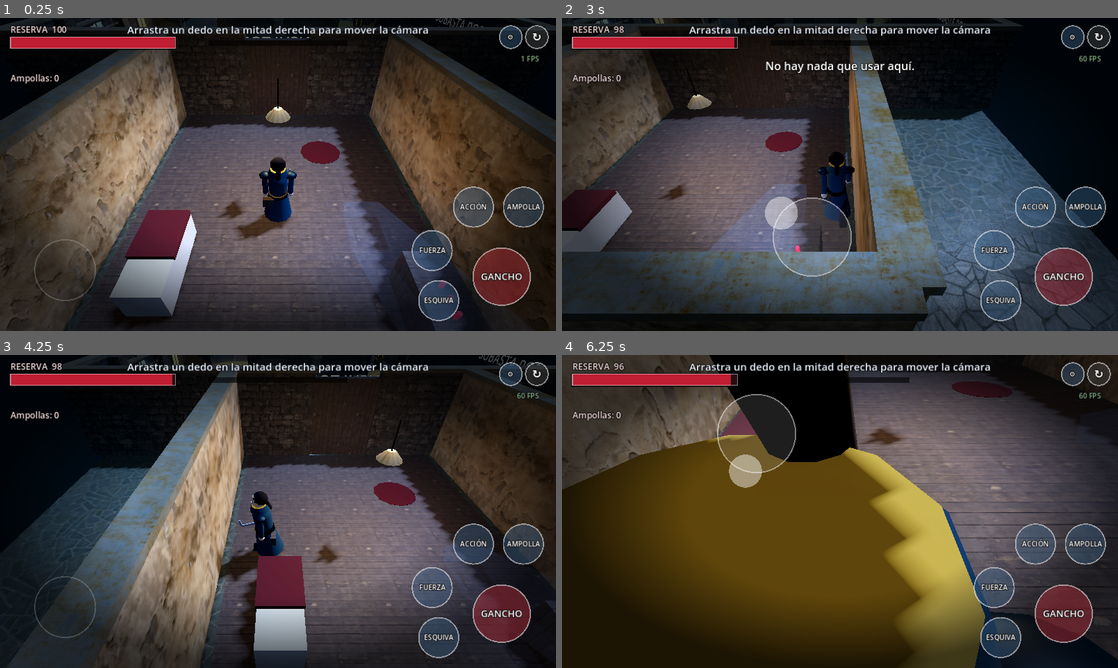
Above: before the commit, frames 1-4 (two rows, left to right).
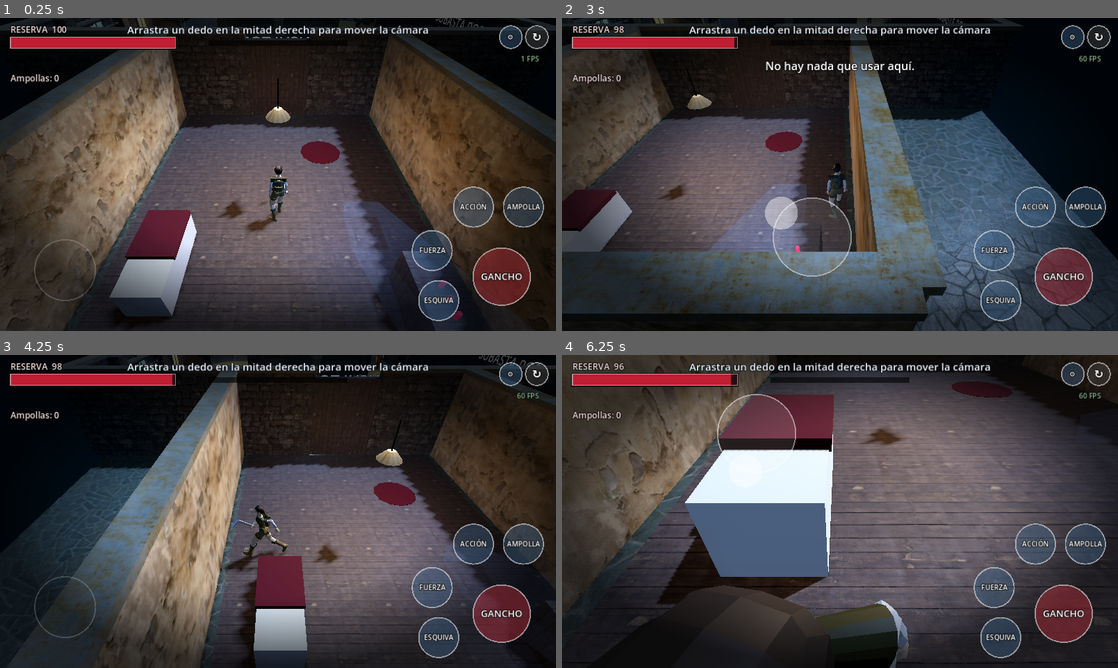
Above: after the commit, the same moments.

Repository: iskyhigh00/GpA
Game: Godot game, scene res://scenes/main.tscn
The game is run twice, just before and just after one commit, with the same random seed, the same clock (stepped at 60 frames per second) and the same inputs.
Inputs (mouse positions are in pixels of both pictures, inside the frame that each line leads up to):
- Up to frame 1 (0.25 s): no input
- Up to frame 2 (3 s): move the mouse to (962, 158) at 0.52 s; hold D (move_right) 0.53-1.25 s; tap Space (dodge) at 0.6 s; click (962, 158) at 0.67 s; tap J (hook) at 0.8, 2.3 s; drag from (728, 190) to (812, 237) at 1.27 s; move the mouse to (895, 105) at 2.02 s; hold D (move_right) 2.03-2.75 s; tap E (action) at 2.1 s; drag from (812, 237) to (673, 127) at 2.77 s
- Up to frame 3 (4.25 s): move the mouse to (444, 558) at 3.52 s; hold A (move_left) from 3.53 s (still down); tap Space (dodge) at 3.6 s; tap J (hook) at 3.8 s
- Up to frame 4 (6.25 s): release A (move_left) at 4.25 s; drag from (673, 464) to (756, 433) at 4.27 s; move the mouse to (867, 511) at 5.02 s; hold S (move_back) 5.03-5.75 s; tap J (hook) at 5.1 s; click (867, 511) at 5.17 s; drag from (756, 433) to (728, 527) at 5.77 s

The runs differ from the first frame. In frame 1, 1.1% of the frame differs, in the area x 42-66%, y 0-71%; in frame 2, 0.9%; in frame 3, 1.2%; in frame 4, 48%, in the area x 0-100%, y 0-100%.

Commit message:
Sira y el guardia usan los modelos de Quaternius con animaciones
- ModelRig: carga el glTF, elige idle/caminar/correr según la velocidad y marca los pasos
- Gancho y bastón se enganchan al hueso de la muñeca; casco del guardia en el hueso de la cabeza
- Golpe, esquiva y reacciones (aturdido, desarmado) con las animaciones del modelo
- Si el modelo no carga, se usa la figura provisional
- Pruebas: sección 11 de modelos (114 comprobaciones, 0 fallos)

Co-Authored-By: Claude Sonnet 5.5 <noreply@anthropic.com>
Claude-Session: https://claude.ai/code/session_014vvngXFnmRGsRNhWqoRF1p

Diff:
--- a/scripts/guard.gd
+++ b/scripts/guard.gd
@@ -44,6 +44,7 @@
 var knock := Vector3.ZERO
 var visual: Node3D
 var rig: Rig
+var last_state: S = S.PATROL
 var baton: MeshInstance3D
 var baton_mat: StandardMaterial3D
 var dropped: MeshInstance3D
@@ -65,22 +66,37 @@
 	add_child(cs)
 	visual = Node3D.new()
 	add_child(visual)
-	rig = Rig.build(Color(0.8, 0.64, 0.55), Color(0.2, 0.24, 0.2), Color(0.12, 0.13, 0.13), Color(0.08, 0.08, 0.08), true)
+	rig = ModelRig.build_model("res://assets/personajes/Guardia_de_la_Lonja.gltf", 1.0, 1.08)
+	if rig == null:
+		rig = Rig.build(Color(0.8, 0.64, 0.55), Color(0.2, 0.24, 0.2), Color(0.12, 0.13, 0.13), Color(0.08, 0.08, 0.08), true)
 	visual.add_child(rig.root)
-	var helmet := Gfx.sphere_m(0.23, Gfx.mat_gloss(Color(0.12, 0.14, 0.17), 0.35))
-	helmet.position = Vector3(0.0, 0.2, 0.02)
-	helmet.scale = Vector3(1.0, 0.8, 1.0)
-	rig.head.add_child(helmet)
-	var brim := Gfx.box_m(Vector3(0.5, 0.04, 0.4), Gfx.mat_gloss(Color(0.12, 0.14, 0.17), 0.35))
-	brim.position = Vector3(0.0, 0.12, -0.08)
-	rig.head.add_child(brim)
-	for sx in [-0.2, 0.2]:
-		var stripe := Gfx.box_m(Vector3(0.06, 0.5, 0.52), Gfx.mat_glow(Color(0.9, 0.75, 0.2), 0.6))
-		stripe.position = Vector3(sx, 0.4, 0.0)
-		rig.body.add_child(stripe)
+	var cap_mat := Gfx.mat_gloss(Color(0.12, 0.14, 0.17), 0.35)
 	baton_mat = Gfx.mat_glow(Color(0.9, 0.5, 0.15), 0.2).duplicate() as StandardMaterial3D
-	baton = Gfx.box_m(Vector3(0.09, 0.09, 0.85), baton_mat)
-	baton.position = Vector3(0.0, -0.62, -0.38)
+	if rig.is_model:
+		# Huesos del modelo: en la cabeza Y sube y Z mira al frente; en la muñeca -X apunta hacia delante.
+		var helmet_m := Gfx.sphere_m(0.15, cap_mat)
+		helmet_m.position = Vector3(0.0, 0.2, -0.01)
+		helmet_m.scale = Vector3(1.0, 0.85, 1.1)
+		rig.head.add_child(helmet_m)
+		var brim_m := Gfx.box_m(Vector3(0.26, 0.025, 0.2), cap_mat)
+		brim_m.position = Vector3(0.0, 0.14, 0.12)
+		rig.head.add_child(brim_m)
+		baton = Gfx.box_m(Vector3(0.85, 0.09, 0.09), baton_mat)
+		baton.position = Vector3(-0.34, 0.07, 0.0)
+	else:
+		var helmet := Gfx.sphere_m(0.23, cap_mat)
+		helmet.position = Vector3(0.0, 0.2, 0.02)
+		helmet.scale = Vector3(1.0, 0.8, 1.0)
+		rig.head.add_child(helmet)
+		var brim := Gfx.box_m(Vector3(0.5, 0.04, 0.4), cap_mat)
+		brim.position = Vector3(0.0, 0.12, -0.08)
+		rig.head.add_child(brim)
+		for sx in [-0.2, 0.2]:
+			var stripe := Gfx.box_m(Vector3(0.06, 0.5, 0.52), Gfx.mat_glow(Color(0.9, 0.75, 0.2), 0.6))
+			stripe.position = Vector3(sx, 0.4, 0.0)
+			rig.body.add_child(stripe)
+		baton = Gfx.box_m(Vector3(0.09, 0.09, 0.85), baton_mat)
+		baton.position = Vector3(0.0, -0.62, -0.38)
 	rig.arm_r.add_child(baton)
 	lantern = OmniLight3D.new()
 	lantern.position = Vector3(0.0, 1.5, -0.4)
@@ -127,6 +143,8 @@
 	ring.visible = false
 	baton_mat.emission_energy_multiplier = 0.2
 	visual.rotation.y = yaw
+	last_state = S.PATROL
+	rig.reset_pose()
 
 
 func can_be_hit() -> bool:
@@ -315,6 +333,7 @@
 		return
 	baton_mat.emission_energy_multiplier = 0.2
 	ring.visible = false
+	rig.oneshot("Sword_Slash", 0.45, 1.8)
 	var d := _flat_to(pp).length()
 	state = S.CHASE
 	if slam:
@@ -340,6 +359,9 @@
 
 func _animate(delta: float) -> void:
 	var hs := Vector2(velocity.x, velocity.z).length()
+	if rig.is_model:
+		_animate_model(delta, hs)
+		return
 	rig.locomotion(delta, hs, CHASE_SPEED)
 	match state:
 		S.WINDUP:
@@ -360,6 +382,29 @@
 			rig.body.rotation.x = -0.18
 		_:
 			pass
+
+
+func _animate_model(delta: float, hs: float) -> void:
+	if state != last_state:
+		match state:
+			S.STUNNED:
+				rig.oneshot("HitRecieve", 0.0, 1.0)
+			S.DISARMED:
+				rig.oneshot("HitRecieve_2", 0.0, 0.9)
+		last_state = state
+	match state:
+		S.WINDUP:
+			var total := 0.9 if slam else 0.45
+			rig.scrub("Sword_Slash", lerpf(0.0, 0.45, 1.0 - clampf(timer / total, 0.0, 1.0)))
+		S.BLOCK:
+			rig.scrub("Sword_Slash", 0.3)
+		S.STUNNED, S.DISARMED:
+			if rig.lock_t > 0.0:
+				rig.locomotion(delta, 0.0, CHASE_SPEED)
+			else:
+				rig.scrub("HitRecieve" if state == S.STUNNED else "HitRecieve_2", 0.98)
+		_:
+			rig.locomotion(delta, hs, CHASE_SPEED)
 
 
 func _patrol(delta: float) -> void:
--- a/scripts/level.gd
+++ b/scripts/level.gd
@@ -705,6 +705,7 @@
 		return
 	player.hurt_cd = 0.8
 	player.add_shake(0.35)
+	player.flinch()
 	hud.flash = 1.0
 	play("hit")
 	spend(dmg)
--- /dev/null
+++ b/scripts/model_rig.gd
@@ -0,0 +1,134 @@
+class_name ModelRig
+extends Rig
+## Personaje con modelo glTF (Quaternius, CC0) y sus animaciones.
+## Mismo contrato que Rig: «locomotion» elige idle/caminar/correr según la velocidad.
+## Los modelos miran hacia +Z; aquí se giran para que miren hacia -Z como el resto del juego.
+
+const LOOPING: Array[String] = ["Idle", "Idle_Neutral", "Idle_Sword", "Walk", "Run", "Run_Back", "Run_Left", "Run_Right"]
+const WALK_REF := 1.5
+const RUN_REF := 4.0
+const RUN_FROM := 2.2
+
+var model: Node3D
+var skeleton: Skeleton3D
+var anim: AnimationPlayer
+var hand_r: Node3D
+var current := ""
+var holding := false
+var last_ph := 0.0
+
+
+## Devuelve null si el modelo no carga (quien llama usa entonces la figura provisional).
+static func build_model(path: String, height_scale: float = 1.0, width_scale: float = 1.0) -> ModelRig:
+	if not ResourceLoader.exists(path):
+		return null
+	var ps := load(path) as PackedScene
+	if ps == null:
+		return null
+	var r := ModelRig.new()
+	r.model = ps.instantiate() as Node3D
+	if r.model == null:
+		return null
+	r.anim = r.model.find_child("AnimationPlayer", true, false) as AnimationPlayer
+	r.skeleton = r.model.find_child("Skeleton3D", true, false) as Skeleton3D
+	if r.anim == null or r.skeleton == null:
+		r.model.free()
+		return null
+	r.is_model = true
+	r.model.rotation.y = PI
+	r.root = Node3D.new()
+	r.root.scale = Vector3(width_scale, height_scale, width_scale)
+	r.root.add_child(r.model)
+	for n in LOOPING:
+		if r.anim.has_animation(n):
+			r.anim.get_animation(n).loop_mode = Animation.LOOP_LINEAR
+	r.hand_r = r._attach("Wrist.R")
+	r.arm_r = r.hand_r
+	r.head = r._attach("Head")
+	r.body = r._attach("Chest")
+	r.hips = r._attach("Hips")
+	# Nodos sin efecto, solo para que el código de poses procedurales no falle.
+	r.arm_l = Node3D.new()
+	r.leg_l = Node3D.new()
+	r.leg_r = Node3D.new()
+	r.coat = Node3D.new()
+	for n in [r.arm_l, r.leg_l, r.leg_r, r.coat]:
+		r.root.add_child(n)
+	r.anim.play("Idle")
+	return r
+
+
+func _attach(bone: String) -> Node3D:
+	var a := BoneAttachment3D.new()
+	a.bone_name = bone
+	skeleton.add_child(a)
+	return a
+
+
+func reset_pose() -> void:
+	lock_t = 0.0
+	holding = false
+	current = ""
+	anim.speed_scale = 1.0
+	anim.play("Idle", 0.0)
+
+
+func clip_length(clip: String) -> float:
+	return anim.get_animation(clip).length if anim.has_animation(clip) else 0.0
+
+
+func locomotion(delta: float, speed: float, _max_speed: float) -> void:
+	t += delta
+	step_flag = false
+	if lock_t > 0.0:
+		lock_t -= delta
+		return
+	if holding:
+		holding = false
+		current = ""
+	var clip := "Idle"
+	var scale := 1.0
+	if speed > 0.25:
+		if speed >= RUN_FROM:
+			clip = "Run"
+			scale = clampf(speed / RUN_REF, 0.7, 1.35)
+		else:
+			clip = "Walk"
+			scale = clampf(speed / WALK_REF, 0.6, 1.6)
+	if current != clip or not anim.is_playing():
+		current = clip
+		anim.play(clip, 0.18)
+	anim.speed_scale = scale
+	if clip != "Idle":
+		var dur := anim.current_animation_length
+		if dur > 0.0:
+			var ph := fposmod(anim.current_animation_position / dur * 2.0, 1.0)
+			step_flag = ph < last_ph and speed > 0.5
+			last_ph = ph
+
+
+## Pose congelada de un clip en el instante u (0..1 de su duración).
+func scrub(clip: String, u: float) -> void:
+	if not anim.has_animation(clip):
+		return
+	lock_t = 0.0
+	if not holding or current != clip:
+		current = clip
+		holding = true
+		anim.speed_scale = 1.0
+		anim.play(clip, 0.0)
+		anim.pause()
+	anim.seek(clampf(u, 0.0, 1.0) * anim.get_animation(clip).length, true)
+
+
+## Reproduce un clip una vez desde u0; la locomoción queda bloqueada hasta que termine.
+func oneshot(clip: String, u0: float = 0.0, speed: float = 1.0) -> void:
+	if not anim.has_animation(clip):
+		return
+	var dur := anim.get_animation(clip).length
+	holding = false
+	current = clip
+	anim.speed_scale = speed
+	anim.play(clip, 0.05)
+	anim.seek(clampf(u0, 0.0, 0.99) * dur, true)
+	lock_t = (1.0 - u0) * dur / maxf(speed, 0.05)
--- a/scripts/player.gd
+++ b/scripts/player.gd
@@ -53,10 +53,34 @@
 	roll_node = Node3D.new()
 	roll_node.position = Vector3(0.0, 0.9, 0.0)
 	body_pivot.add_child(roll_node)
-	rig = Rig.build(Color(0.86, 0.72, 0.62), Color(0.1, 0.24, 0.3), Color(0.1, 0.11, 0.14), Color(0.1, 0.07, 0.06))
+	rig = ModelRig.build_model("res://assets/personajes/Sira_Cendal.gltf", 0.93, 0.93)
+	if rig == null:
+		rig = Rig.build(Color(0.86, 0.72, 0.62), Color(0.1, 0.24, 0.3), Color(0.1, 0.11, 0.14), Color(0.1, 0.07, 0.06))
 	rig.root.position = Vector3(0.0, -0.9, 0.0)
 	roll_node.add_child(rig.root)
-	# Bufanda, bolsa y gancho de inspección en la mano derecha.
+	_add_gear()
+	cam = Camera3D.new()
+	cam.top_level = true
+	cam.fov = 62.0
+	cam.far = 80.0
+	add_child(cam)
+	cam.make_current()
+	body_pivot.rotation.y = facing
+	cam_focus = global_position + Vector3(0.0, 1.5, 0.0)
+
+
+## Gancho de inspección en la mano derecha; la figura provisional suma además bufanda y bolsa.
+func _add_gear() -> void:
+	var metal := Gfx.mat_gloss(Color(0.6, 0.62, 0.68), 0.3)
+	if rig.is_model:
+		# En el hueso de la muñeca, +Y apunta por la mano y -X hacia delante (medido en el modelo).
+		var shaft := Gfx.box_m(Vector3(0.8, 0.05, 0.05), metal)
+		shaft.position = Vector3(-0.3, 0.07, 0.0)
+		rig.arm_r.add_child(shaft)
+		var hook_b := Gfx.box_m(Vector3(0.05, 0.22, 0.05), metal)
+		hook_b.position = Vector3(-0.7, 0.17, 0.0)
+		rig.arm_r.add_child(hook_b)
+		return
 	var scarf := Gfx.cyl_m(0.2, 0.12, Gfx.mat_cloth(Color(0.8, 0.6, 0.2)))
 	scarf.position = Vector3(0.0, 0.86, 0.0)
 	rig.body.add_child(scarf)
@@ -67,24 +91,21 @@
 	var bag := Gfx.box_m(Vector3(0.3, 0.26, 0.14), Gfx.mat_wood())
 	bag.position = Vector3(-0.26, -0.05, 0.22)
 	rig.hips.add_child(bag)
-	var metal := Gfx.mat_gloss(Color(0.6, 0.62, 0.68), 0.3)
-	var shaft := Gfx.box_m(Vector3(0.05, 0.05, 0.75), metal)
-	shaft.position = Vector3(0.0, -0.62, -0.3)
-	rig.arm_r.add_child(shaft)
+	var shaft2 := Gfx.box_m(Vector3(0.05, 0.05, 0.75), metal)
+	shaft2.position = Vector3(0.0, -0.62, -0.3)
+	rig.arm_r.add_child(shaft2)
 	var hook_a := Gfx.box_m(Vector3(0.05, 0.05, 0.22), metal)
 	hook_a.position = Vector3(0.0, -0.62, -0.7)
 	rig.arm_r.add_child(hook_a)
-	var hook_b := Gfx.box_m(Vector3(0.05, 0.2, 0.05), metal)
-	hook_b.position = Vector3(0.0, -0.52, -0.8)
-	rig.arm_r.add_child(hook_b)
-	cam = Camera3D.new()
-	cam.top_level = true
-	cam.fov = 62.0
-	cam.far = 80.0
-	add_child(cam)
-	cam.make_current()
-	body_pivot.rotation.y = facing
-	cam_focus = global_position + Vector3(0.0, 1.5, 0.0)
+	var hook_b2 := Gfx.box_m(Vector3(0.05, 0.2, 0.05), metal)
+	hook_b2.position = Vector3(0.0, -0.52, -0.8)
+	rig.arm_r.add_child(hook_b2)
+
+
+## Reacción al recibir un golpe (solo con modelo animado).
+func flinch() -> void:
+	if swing_t <= 0.0 and dodge_t <= 0.0:
+		rig.oneshot("HitRecieve", 0.0, 1.5)
 
 
 func forward() -> Vector3:
@@ -195,6 +216,9 @@
 
 func _animate(delta: float) -> void:
 	var hs := Vector2(velocity.x, velocity.z).length()
+	if rig.is_model:
+		_animate_model(delta, hs)
+		return
 	rig.locomotion(delta, hs, SPEED)
 	if rig.step_flag and is_on_floor() and dodge_t <= 0.0:
 		level.play("step", -16.0)
@@ -209,6 +233,18 @@
 		rig.arm_r.rotation.x = 1.4
 	else:
 		roll_node.rotation.x = 0.0
+
+
+func _animate_model(delta: float, hs: float) -> void:
+	roll_node.rotation.x = 0.0
+	if dodge_t > 0.0:
+		rig.scrub("Roll", 1.0 - dodge_t / DODGE_TIME)
+	elif swing_t > 0.0:
+		rig.scrub("Sword_Slash", lerpf(0.15, 0.75, 1.0 - swing_t / SWING_TIME))
+	else:
+		rig.locomotion(delta, hs, SPEED)
+		if rig.step_flag and is_on_floor():
+			level.play("step", -16.0)
 
 
 func _process(delta: float) -> void:
--- a/scripts/rig.gd
+++ b/scripts/rig.gd
@@ -15,6 +15,22 @@
 var phase := 0.0
 var t := 0.0
 var step_flag := false
+## true en ModelRig (modelo glTF con animaciones); false en esta figura procedural.
+var is_model := false
+var lock_t := 0.0
+
+
+## Solo los modelos con animaciones los usan; en la figura procedural no hacen nada.
+func scrub(_clip: String, _u: float) -> void:
+	pass
+
+
+func oneshot(_clip: String, _u0: float = 0.0, _speed: float = 1.0) -> void:
+	pass
+
+
+func reset_pose() -> void:
+	lock_t = 0.0
 
 
 ## «heavy» = más ancho (guardia). Origen en los pies, mira hacia -Z.
--- a/test/run_demo_tests.gd
+++ b/test/run_demo_tests.gd
@@ -22,6 +22,7 @@
 	await _t8_buttons()
 	await _t9_dodge()
 	await _t10_settings()
+	await _t11_models()
 	await _frames(10)
 	print("\n%d comprobaciones, %d fallos" % [checks, fails])
 	quit(1 if fails > 0 else 0)
@@ -400,3 +401,62 @@
 	touch(lv, 5, c, false)
 	check(not lv.hud.settings_visible and not paused, "«Cerrar» reanuda el juego")
 	await free_level(lv)
+
+
+func _t11_models() -> void:
+	print("11) Modelos de personaje")
+	var lv := await new_level()
+	var pr := lv.player.rig
+	var gr := lv.guard.rig
+	check(pr.is_model and gr.is_model, "Sira y el guardia usan sus modelos glTF")
+	if not (pr.is_model and gr.is_model):
+		await free_level(lv)
+		return
+	var pm := pr as ModelRig
+	var gm := gr as ModelRig
+	for clip in ["Idle", "Walk", "Run", "Sword_Slash", "Roll", "HitRecieve", "HitRecieve_2"]:
+		check(pm.anim.has_animation(clip) and gm.anim.has_animation(clip), "ambos tienen la animación %s" % clip)
+	check(pm.anim.get_animation("Walk").loop_mode == Animation.LOOP_LINEAR, "caminar se repite en bucle")
+	await _frames(10)
+	check(pm.current == "Idle", "quieta: Sira en Idle (%s)" % pm.current)
+	lv.player.sim_move = Vector2(0.0, -1.0)
+	await _frames(40)
+	check(pm.current == "Run", "a toda velocidad: Sira corre (%s)" % pm.current)
+	lv.player.sim_move = Vector2.ZERO
+	await _frames(30)
+	check(pm.current == "Idle", "al soltar el stick vuelve a Idle (%s)" % pm.current)
+	var steps := 0
+	lv.player.sim_move = Vector2(0.0, -1.0)
+	for i in 90:
+		await _frames(1)
+		if pm.step_flag:
+			steps += 1
+	lv.player.sim_move = Vector2.ZERO
+	check(steps >= 3, "el ciclo de carrera marca pasos (%d)" % steps)
+	lv.player.hook_cd = 0.0
+	lv.player.do_hook()
+	await _frames(6)
+	check(pm.current == "Sword_Slash" and pm.holding, "el gancho reproduce el golpe (%s)" % pm.current)
+	await _frames(40)
+	lv.player.dodge_cd = 0.0
+	lv.player.do_dodge()
+	await _frames(4)
+	check(pm.current == "Roll", "la esquiva reproduce la voltereta (%s)" % pm.current)
+	await _frames(40)
+	lv.player.hurt_cd = 0.0
+	lv.player.invuln = 0.0
+	lv.hurt_player(5.0)
+	await _frames(3)
+	check(pm.current == "HitRecieve", "un golpe recibido reproduce la reacción (%s)" % pm.current)
+	await _frames(60)
+	check(pm.current != "HitRecieve" or not pm.anim.is_playing(), "la reacción termina y vuelve a moverse")
+	lv.guard.hits = 1
+	lv.guard.state = Guard.S.STUNNED
+	lv.guard.timer = 1.2
+	await _frames(70)
+	check(gm.current == "HitRecieve" and gm.holding, "guardia aturdido: queda encorvado (%s)" % gm.current)
+	lv.guard.state = Guard.S.DISARMED
+	await _frames(70)
+	check(gm.current == "HitRecieve_2" and gm.holding, "guardia desarmado: se queda vencido (%s)" % gm.current)
+	check(is_instance_valid(gm.hand_r) and is_instance_valid(lv.guard.baton), "el bastón sigue en su mano")
+	await free_level(lv)
Not shown, added: assets/personajes/Creditos_y_licencia.txt
Not shown, added: assets/personajes/Guardia_de_la_Lonja.gltf
Not shown, added: assets/personajes/Guardia_de_la_Lonja.gltf.import
Not shown, added: assets/personajes/Ivo_Lujan.gltf
Not shown, added: assets/personajes/Ivo_Lujan.gltf.import
Not shown, added: assets/personajes/Roque_Beltran.gltf
Not shown, added: assets/personajes/Roque_Beltran.gltf.import
Binary file added: assets/personajes/Roque_Beltran_Atlas_Pirate.png
Not shown, added: assets/personajes/Roque_Beltran_Atlas_Pirate.png.import
Not shown, added: assets/personajes/Sira_Cendal.gltf
Not shown, added: assets/personajes/Sira_Cendal.gltf.import
Not shown, added: assets/personajes/Tesa_Brumal.gltf
(and 1 more such lines)
